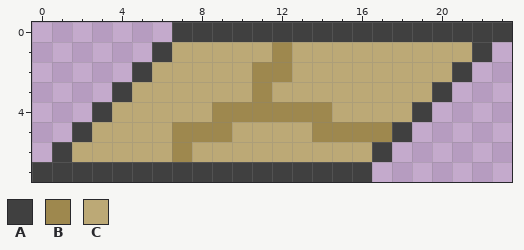
Edited in one commit: pixel-art sprite (기말텀프/tile1_down.png). That is the earlier state.
The file is 192x64 pixels, drawn in blocks of 8x8; one block is one cell here.
Palette (. is transparent): A #404040  B #9e884e  C #bca976
Pixels before, first column x 0:
0 .......AAAAAAAAAAAAAAAAA
1 ......ACCCCCBCCCCCCCCCA.
2 .....ACCCCCBBCCCCCCCCA..
3 ....ACCCCCCBCCCCCCCCA...
4 ...ACCCCCBBBBBBCCCCA....
5 ..ACCCCBBBCCCCBBBBA.....
6 .ACCCCCBCCCCCCCCCA......
7 AAAAAAAAAAAAAAAAA.......
After the commit:
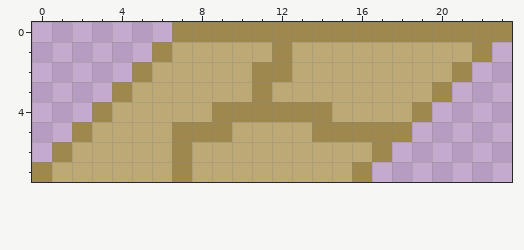
Diff:
Changed rows in their new state; - is an unchanged pixel.
first column x 0:
0 -------BBBBBBBBBBBBBBBBB
1 ------B---------------B-
2 -----B---------------B--
3 ----B---------------B---
4 ---B---------------B----
5 --B---------------B-----
6 -B---------------B------
7 BCCCCCCBCCCCCCCCB-------
Pixel boxes of the changes (left, top, right, bottom) in both pictures:
changed: (32, 22, 512, 182)
